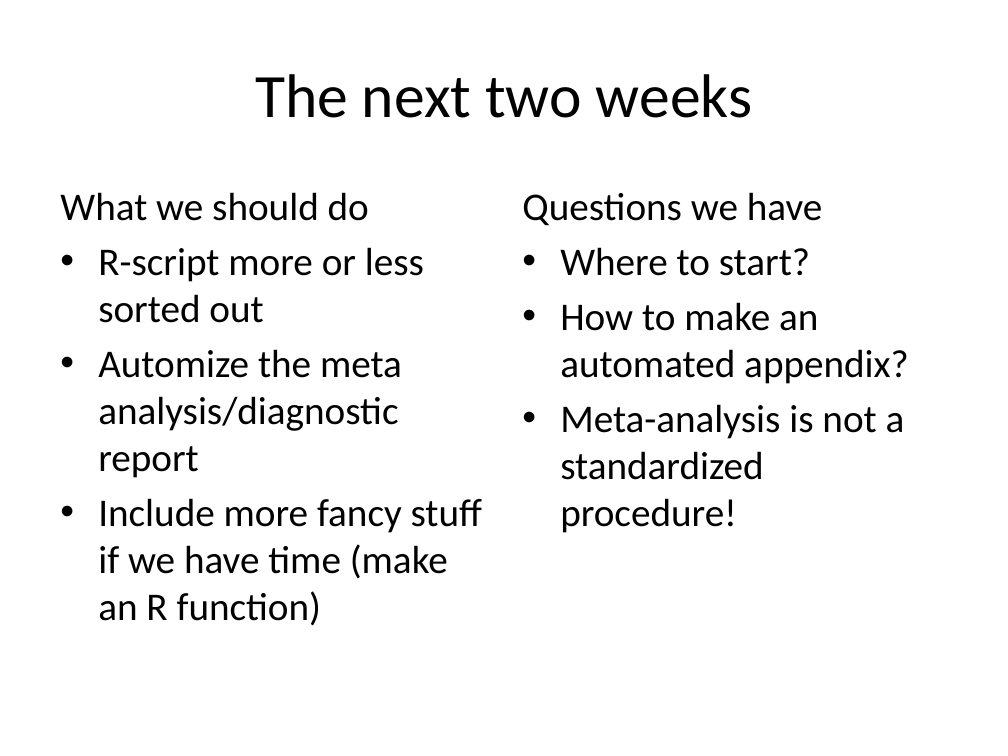
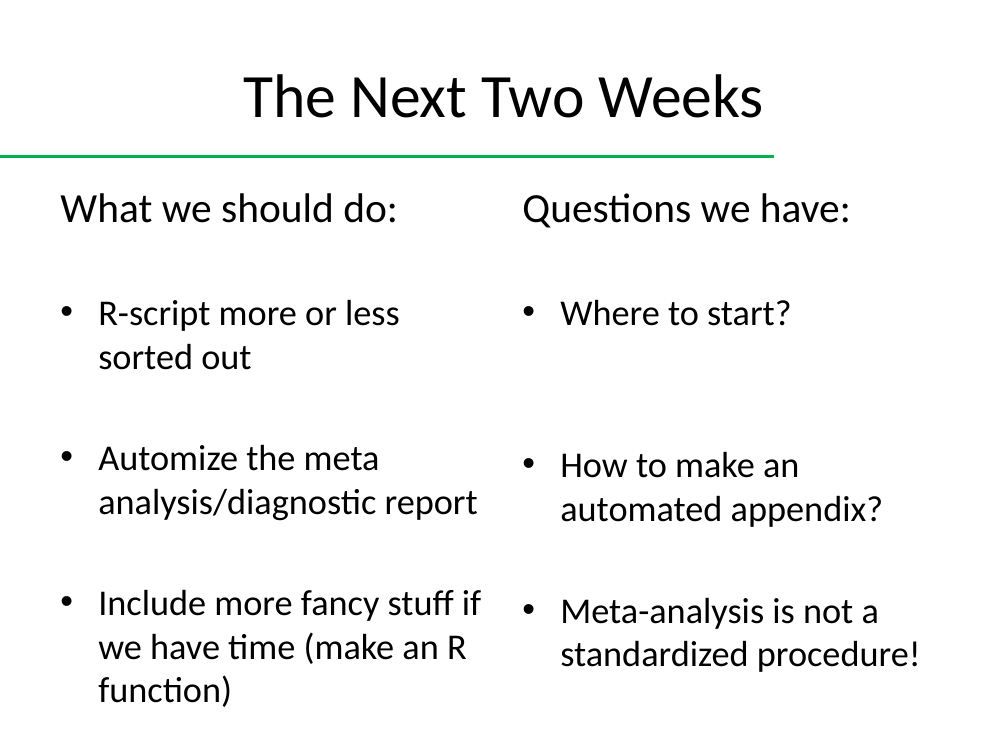
Before and after one commit to carow/Meta-Analysis, a slide deck: slide 5 of Presentation/Presentation nov 18.pptx (slide 4 before the commit). Drawn at 1008x756 pixels with LibreOffice and Linux fonts; fonts in the diff are those of the drawing. Boxes give left, top, right and bottom in pixels: in the first picture for what was removed or moved away, otherwise in the second. Text is boxed around its words. In the diff, an @@ line names an element or a change of style, - is before the commit and + after.

```diff
--- a/Presentation/Presentation nov 18.pptx
+++ b/Presentation/Presentation nov 18.pptx
@@ title at box(243, 74, 763, 118): text changed @@
-The next two weeks
+The Next Two Weeks
@@ line added from (0, 156) to (774, 156), #00B050 2 pt @@
@@ text at box(60, 193, 398, 223): text changed; size 28 to 29.6 pt @@
-What we should do
+What we should do:
@@ text at box(522, 193, 851, 228): text changed; size 28 to 29.6 pt @@
-Questions we have
+Questions we have:
@@ text at box(98, 299, 481, 707): size 28 to 25.9 pt in "R-script more or less sorted out", "Automize the meta analysis/diagnostic report", "Include more fancy stuff if we have ..." @@
@@ text at box(560, 299, 921, 672): size 28 to 25.9 pt in "Where to start?", "How to make an automated appendix?", "Meta-analysis is not a standardized procedure!" @@
```
Also in this commit, not shown: 3 other slides changed, 1 slide added.
